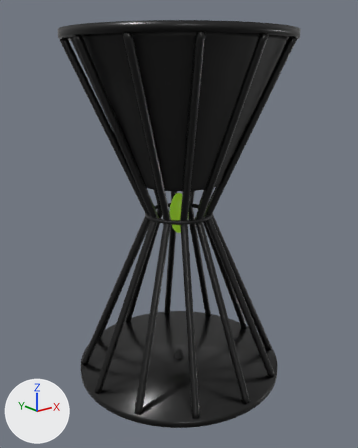
The glTF model works/026_sunadokei/model.glb, before and after one commit.
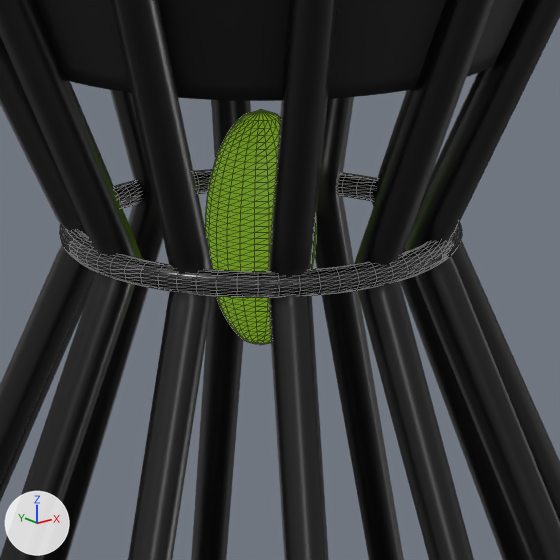
There are two pictures of each version: one whole from a 50 mm camera at (-1.574, -1.967, 2.247) aimed at (-0.011, -0.013, 1.465), one close up on the part from 38% to 64% of the width and 39% to 60% of the height. Every picture has the same lights, and +X, +Y and +Z are marked at lower left. The older version's two pictures come first. The close-ups show mesh edges as thin lines. Where no turn or scale is listed for an object, it has been applied to the vertices.

Script lines for the objects in view, before the commit:
```python
mat_sd_flow = principled_material('sd_flow')
mat_sd_flow.base_color = (0.015, 0.03, 0.005)  # dark green #213010
mat_sd_flow.emission_color = (0.141, 0.28, 0.0102)  # green #69901a
mat_sd_flow.emission_strength = 1.0
me_sd_flow_mesh = bpy.data.meshes.new('sd_flow_mesh')
me_sd_flow_mesh.from_pydata(...)  # 984 vertices, 1964 faces; spans x -0.05..0.05, y -0.05..0.05, z -0.109..0.109
me_sd_flow_mesh.materials.append(mat_sd_flow)  # dark green #213010, glowing green #69901a
me_sd_ribs_mesh = bpy.data.meshes.new('sd_ribs_mesh')
me_sd_ribs_mesh.from_pydata(...)  # 6132 vertices, 12216 faces; spans x -0.56..0.56, y -0.56..0.56, z -0.87..0.87
me_sd_ribs_mesh.materials.append(mat_sd_rib)  # black #0a0a0a
me_sd_sand_up_mesh = bpy.data.meshes.new('sd_sand_up_mesh')
me_sd_sand_up_mesh.from_pydata(...)  # 4320 vertices, 8636 faces; spans x -0.508..0.508, y -0.508..0.508, z 0.17..0.86
me_sd_sand_up_mesh.materials.append(mat_sd_sand)  # black #0a0a0a
ob_sd_flow = bpy.data.objects.new('sd_flow', me_sd_flow_mesh)
ob_sd_flow.location = (0.0, 0.0, 1.52)
ob_sd_ribs = bpy.data.objects.new('sd_ribs', me_sd_ribs_mesh)
ob_sd_ribs.location = (0.0, 0.0, 1.52)
ob_sd_sand_up = bpy.data.objects.new('sd_sand_up', me_sd_sand_up_mesh)
ob_sd_sand_up.location = (0.0, 0.0, 1.52)
# also in view: 'sd_shell' at (0.0, 0.0, 1.52)
```
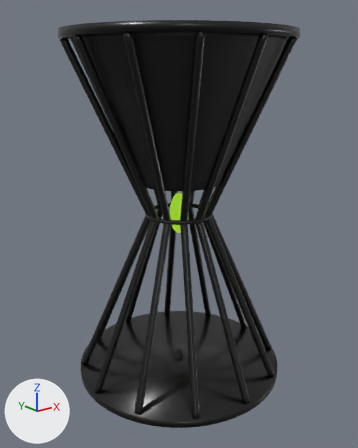
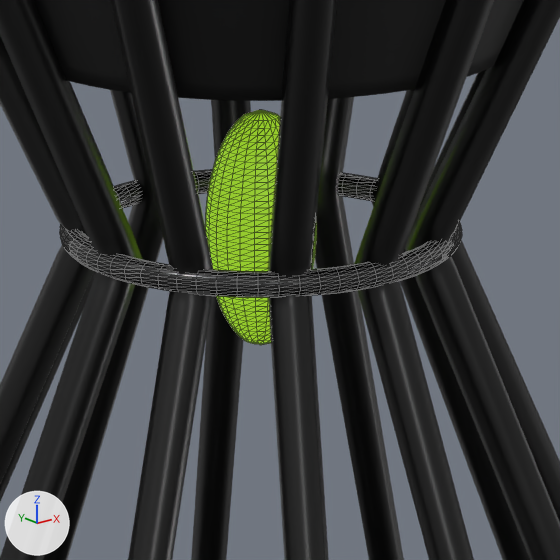
What differs and where, as boxes [x1, y1, x2, y2] in the close-ups (560 x 560 px):
'sd_flow', recoloured (lighter)
    both: [205, 110, 316, 345]

The change, as a diff of the scene's bpy script:
```diff
--- a/works/026_sunadokei/model.glb.py
+++ b/works/026_sunadokei/model.glb.py
@@ mat_sd_flow @@
 mat_sd_flow.base_color = (0.015, 0.03, 0.005)  # dark green #213010
-mat_sd_flow.emission_color = (0.141, 0.28, 0.0102)  # green #69901a
+mat_sd_flow.emission_color = (0.293, 0.581, 0.0213)  # green #93c928
 mat_sd_flow.emission_strength = 1.0
```
